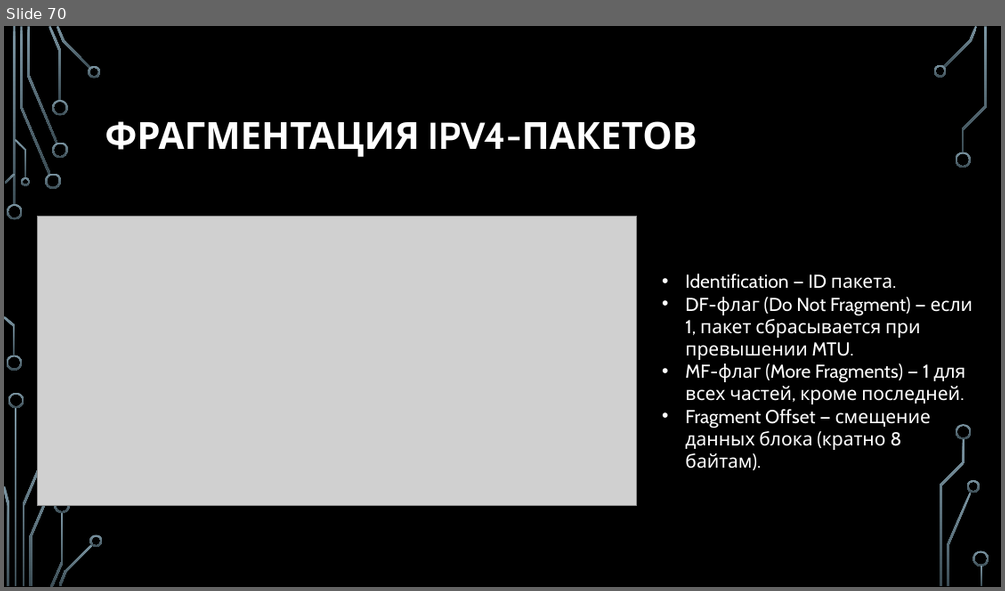
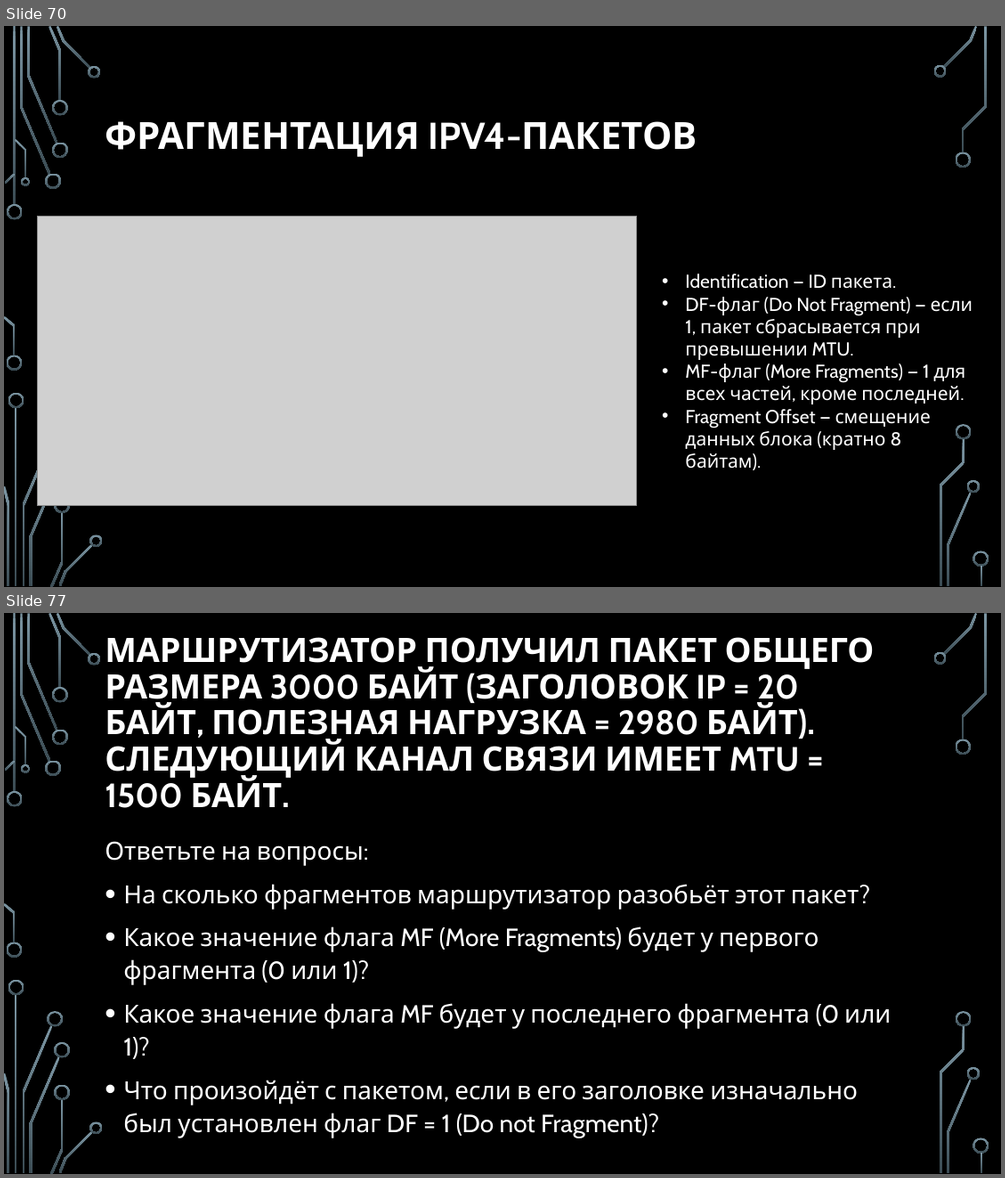
Before and after one commit to nhtgale/itn, a slide deck: 1.7 IP, Routing Basic/1.7 IP Routing Basic.pptx. Shown one above the other, each under a label of ours: slide 70 before the commit, slides 70 and 77 after it; the slides between them are not shown. The pictures are 1005x591 and 1005x1178 pixels, drawn with LibreOffice and Linux fonts; fonts in the diff are those of the drawing; grey boxes stand for pictures; background and template pictures are left out. Boxes give left, top, right and bottom in pixels: in the first picture for what was removed or moved away, otherwise in the second. Text is boxed around its words. In the diff, an @@ line names an element or a change of style, - is before the commit and + after.

```diff
--- a/1.7 IP, Routing Basic/1.7 IP Routing Basic.pptx
+++ b/1.7 IP, Routing Basic/1.7 IP Routing Basic.pptx
@@ slide 77 added at (x1=4, y1=613, x2=1001, y2=1174), background picture (left out); not listed: 34 template elements that a slide beside it also shows @@
@@ title added at (x1=105, y1=637, x2=874, y2=808), 32.4 pt, text #FFFFFF, bold @@
+МАРШРУТИЗАТОР ПОЛУЧИЛ ПАКЕТ ОБЩЕГО РАЗМЕРА 3000 БАЙТ (ЗАГОЛОВОК IP = 20 БАЙТ, ПОЛЕЗНАЯ НАГРУЗКА = 2980 БАЙТ).
+СЛЕДУЮЩИЙ КАНАЛ СВЯЗИ ИМЕЕТ MTU = 1500 БАЙТ.
@@ text added at (x1=105, y1=841, x2=890, y2=1133), 24 pt, text #FFFFFF @@
+Ответьте на вопросы:
+• На сколько фрагментов маршрутизатор разобьёт этот пакет?
+• Какое значение флага MF (More Fragments) будет у первого фрагмента (0 или 1)?
+• Какое значение флага MF будет у последнего фрагмента (0 или 1)?
+• Что произойдёт с пакетом, если в его заголовке изначально был установлен флаг DF = 1 (Do not Fragment)?
@@ freeform shape added at (x1=48, y1=1011, x2=63, y2=1027), fill gradient #7C96A3 to #3B4C54 @@
@@ freeform shape added at (x1=54, y1=1042, x2=70, y2=1058), fill gradient #7C96A3 to #3B4C54 @@
```
Also in this commit, not shown: 8 other slides added, 3 other files.
